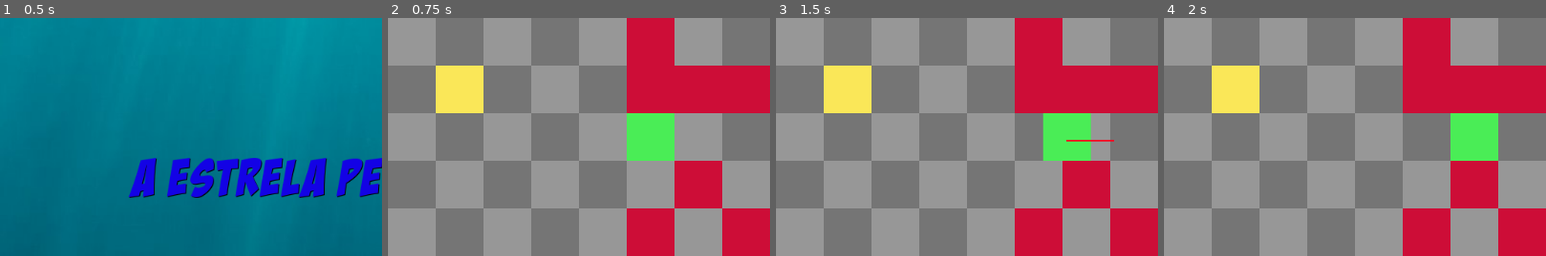
Above: before the commit, frames 1-4 (left to right).
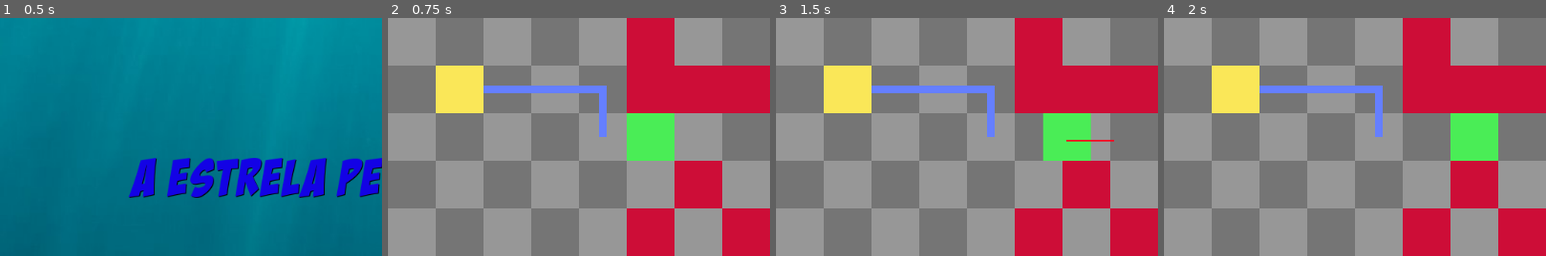
Above: after the commit, the same moments.

Repository: stallae/Guloso---IA-
Game: Godot game, scene res://Scenes/menu.tscn
The game is run twice, just before and just after one commit, with the same random seed, the same clock (stepped at 60 frames per second) and the same inputs.
Inputs:
- Up to frame 1 (0.5 s): no input
- Up to frame 2 (0.75 s): click "iniciar" at 0.5 s
- Up to frame 3 (1.5 s): tap Enter at 1.25 s; hold Right (ui_right) from 1.28 s (still down)
- Up to frame 4 (2 s): keep holding Right (ui_right)
The pictures show only the part of the screen within x 0-50%, y 0-50%; the shares and areas given below are measured in that part.

Frame 1 is identical in both runs. In frame 2, 1.4% of the frame differs, in the area x 25-58%, y 28-50%; in frame 3, 1.4%; in frame 4, 1.4%.

Commit message:
Alteracoes no algoritmo

Diff:
--- a/Scenes/Grid.tscn
+++ b/Scenes/Grid.tscn
@@ -44,6 +44,8 @@
 script = ExtResource( 2 )
 obstacle_quantity = 30
 
+[node name="Line2D" type="Line2D" parent="Navigation2D/TileMap"]
+
 [node name="Label" type="Label" parent="Navigation2D"]
 margin_top = 9.0
 margin_right = 1014.0
--- a/Scripts/Grid.gd
+++ b/Scripts/Grid.gd
@@ -2,6 +2,7 @@
 
 enum TILE_TYPE {EMPTY, PLAYER, OBSTACLE, COIN}
 
+onready var line = $Line2D
 
 var tile_size: Vector2 = get_cell_size()
 var half_tile_size: Vector2 = tile_size / 2
@@ -88,63 +89,62 @@
 				lowest = i
 
 		var current = open[lowest]
-
 		if current['x'] == end.x:
 			if current['y'] == end.y:
 				return reconstruct_path(current)
 
 		open.erase(current)
-
+		closed.append(current)
 		#adicionar custo dos vizinhos para cada elemento da grid
 		var neighbors = []
 		neighbors = set_neighbors(current)
 
 		for i in neighbors.size():
-			var x = neighbors[i]['x']
-			var y = neighbors[i]['y']
-			if (grid[x][y] != 2):
-				var temp_g = current['g'] + 1
-				if temp_g <= neighbors[i]['g']:
-					neighbors[i]['previous'] = current
-					neighbors[i]['g'] = temp_g
-					neighbors[i]['f'] = neighbors[i]['g'] + neighbors[i]['heuristic']
-					if !(neighbors[i] in open):
-						open.append(neighbors[i])
+			if not neighbors[i] in closed:
+				var x = neighbors[i]['x']
+				var y = neighbors[i]['y']
+				if (grid[x][y] != 2):
+					var temp_g = current['g'] + 1
+					if temp_g <= neighbors[i]['g']:
+						neighbors[i]['previous'] = current
+						neighbors[i]['g'] = temp_g
+						neighbors[i]['f'] = neighbors[i]['g'] + neighbors[i]['heuristic']
+						if not neighbors[i] in open:
+							open.append(neighbors[i])
 
-	print('SEM SOLUCAO')
 	return 1 #sem solucao
 func set_neighbors(current):
 	var values = []
 	var point = Vector2()
 	var heuristic = 0
-	var g = 0
+	var g = 1
 	var i = 0
 	if current['y'] > 0:
 		# Adicionar vizinho de cima
 		point = Vector2(current['x'], current['y']-1)
 		heuristic = heuristic(point, end)
-		g = current['g'] + 1
+		g = current['g'] + g
 		values.push_back({'x': point.x, 'y': point.y, 'heuristic': heuristic, 'g': g})
 
-	if current['x'] < grid_size.x:
+	if current['x'] < grid_size.x-1:
 		# Adicionar vizinho da direita
 		point = Vector2(current['x']+1, current['y'])
 		heuristic = heuristic(point, end)
-		g = current['g'] + 1
+		g = current['g'] + g
 		values.push_back({'x': point.x, 'y': point.y, 'heuristic': heuristic, 'g': g})
 
-	if current['y'] < grid_size.y:
+	if current['y'] < grid_size.y-1:
 		# Adicionar vizinho de baixo
 		point = Vector2(current['x'], current['y']+1)
 		heuristic = heuristic(point, end)
-		g = current['g'] + 1
+		g = current['g'] + g
 		values.push_back({'x': point.x, 'y': point.y, 'heuristic': heuristic, 'g': g})
 
 	if current['x'] > 0:
 		# Adicionar vizinho da esquerda
 		point = Vector2(current['x']-1, current['y'])
 		heuristic = heuristic(point, end)
-		g = current['g'] + 1
+		g = current['g'] + g
 		values.push_back({'x': point.x, 'y': point.y, 'heuristic': heuristic, 'g': g})
 
 	return values
@@ -153,6 +153,7 @@
 	var path = []
 	while !(current['previous'] is Vector2):
 		path.push_front(Vector2(current['x'], current['y']))
+		line.add_point(map_to_world(Vector2(current['x'], current['y'])) + half_tile_size)
 		var temp = current['previous']
 		current = temp
 	print(path)
@@ -160,6 +161,7 @@
 
 func heuristic(next, goal):
 	return abs(next.x - goal.x) + abs(next.y - goal.y)
+
 
 func is_cell_vacant(pos, direction) -> bool:
 	#retorna se uma posiço esta vazia
